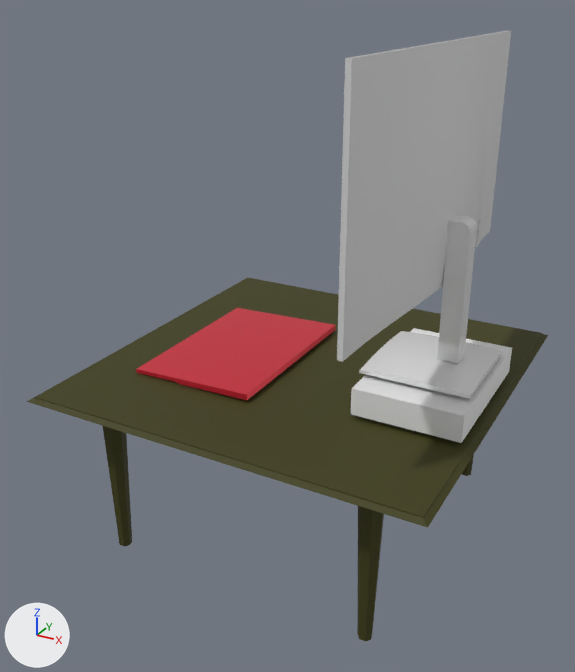
An edit to the glTF model static/pc.glb, drawn before and after from the same camera.
Before and after are seen from a 50 mm lens placed at (6.7, -26.8, 17.4), pointed at (-4.6, -6.2, 7.1). Arrows for +X, +Y and +Z are at lower left; the lights stay in place. Where no turn or scale is listed for an object, it has been applied to the vertices.

The scene before the commit, as lines of its bpy script (objects in view):
```python
mat_material = principled_material('Material')
mat_material.base_color = (0.0452, 0.0442, 0.00162)  # dark yellow #3c3b05
mat_material.roughness = 0.701
me_cylinder_002 = bpy.data.meshes.new('Cylinder.002')
me_cylinder_002.from_pydata(...)  # a 7-sided cut cone along z (radius 0.22 at the low end, 0.4 at the high end) spanning x -0.39..0.39, y -0.36..0.4, z -4.49..1.0; a 7-sided cut cone along z (radius 0.22 at the low end, 0.4 at the high end) spanning x 8.35..9.13, y -0.36..0.4, z -4.49..1.0; a 7-sided cut cone along z (radius 0.22 at the low end, 0.4 at the high end) spanning x -0.39..0.39, y 9.22..9.98, z -4.49..1.0; a 7-sided cut cone along z (radius 0.22 at the low end, 0.4 at the high end) spanning x 8.35..9.13, y 9.22..9.98, z -4.49..1.0
me_cylinder_002.materials.append(mat_material)  # dark yellow #3c3b05
me_plane_001 = bpy.data.meshes.new('Plane.001')
me_plane_001.from_pydata(...)  # 12 vertices, 20 faces; spans x -6.4..6.4, y -6.4..6.4, z -0.12..0.0
me_plane_001.materials.append(mat_material)  # dark yellow #3c3b05
me_plane_003 = bpy.data.meshes.new('Plane.003')
me_plane_003.from_pydata(...)  # 22 vertices, 40 faces; spans x -3.06..1.12, y -3.06..3.06, z -0.1..0.17
me_plane_003.materials.append(mat_material_003)  # red #e72d42
ob_legs = bpy.data.objects.new('legs', me_cylinder_002)
ob_legs.location = (-8.53, -10.33, 4.82)
ob_plane = bpy.data.objects.new('Plane', me_plane_003)
ob_plane.location = (-5.64, -5.82, 6.09)
ob_tabletop = bpy.data.objects.new('tabletop', me_plane_001)
ob_tabletop.location = (-4.17, -5.44, 5.97)
# also in view: 'bottombox' at (0.2, -5.7, 6.5); 'spine' at (0.7, -5.8, 9.5); 'screen' at (0.0, -5.5, 12.8); 'base' at (0.1, -5.8, 7.2)
```
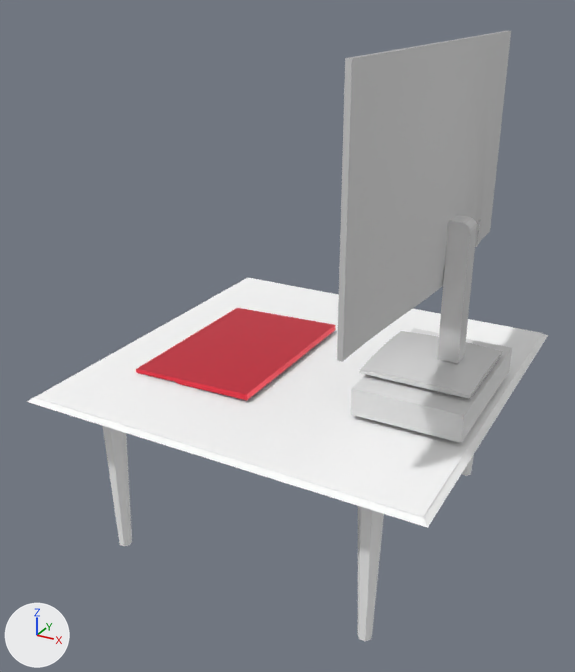
The newer file is also turned or shifted as a whole; pictures and numbers use the older file's frame.

Patch to the scene script:
```diff
--- a/static/pc.glb.py
+++ b/static/pc.glb.py
@@ mat_material @@
 mat_material = principled_material('Material')
-mat_material.base_color = (0.0452, 0.0442, 0.00162)  # dark yellow #3c3b05
+mat_material.base_color = (1.0, 1.0, 1.0)  # white #ffffff
 mat_material.roughness = 0.701
```

Location of each change, (x1, y1, x2, y2) in pixels of the pictures (575 x 672 px):
'tabletop', recoloured (yellow to white): (27, 278, 548, 528) in both
'legs', recoloured (yellow to white): (103, 426, 474, 641) in both
